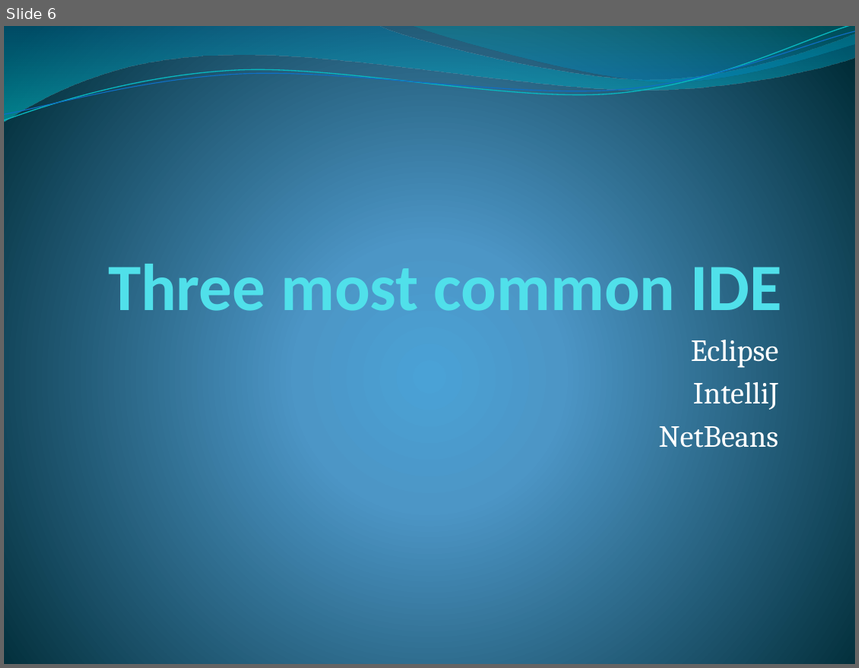
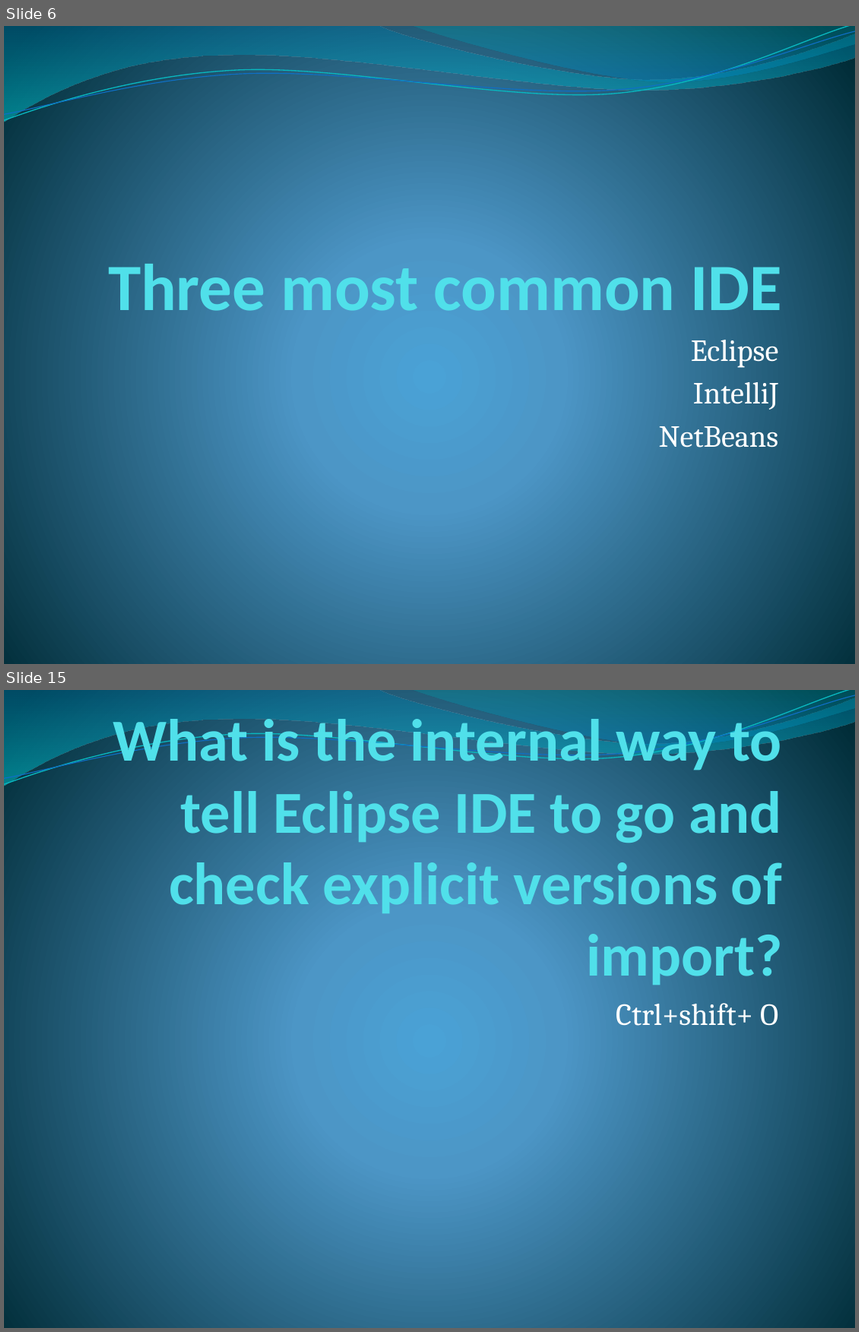
Before and after one commit to githubsebkun/Software-Interview-Questions, a slide deck: Java.pptx. Shown one above the other, each under a label of ours: slide 6 before the commit, slides 6 and 15 after it; the slides between them are not shown. The pictures are 859x668 and 859x1332 pixels, drawn with LibreOffice and Linux fonts; fonts in the diff are those of the drawing. Boxes give left, top, right and bottom in pixels: in the first picture for what was removed or moved away, otherwise in the second. Text is boxed around its words. In the diff, an @@ line names an element or a change of style, - is before the commit and + after.

```diff
--- a/Java.pptx
+++ b/Java.pptx
@@ slide 15 added at (4, 690, 855, 1328), background gradient #4AA0D6 to #4C98C7 to #002C38; not listed: 4 template elements that a slide beside it also shows @@
@@ title added at (113, 714, 783, 990), 50.4 pt, text #51E0EA, bold @@
+What is the internal way to tell Eclipse IDE to go and check explicit versions of import?
@@ subtitle added at (616, 1003, 778, 1026), 26 pt, text #FFFFFF @@
+Ctrl+shift+ O
```
Also in this commit, not shown: 69 other slides added, 10 other files.
